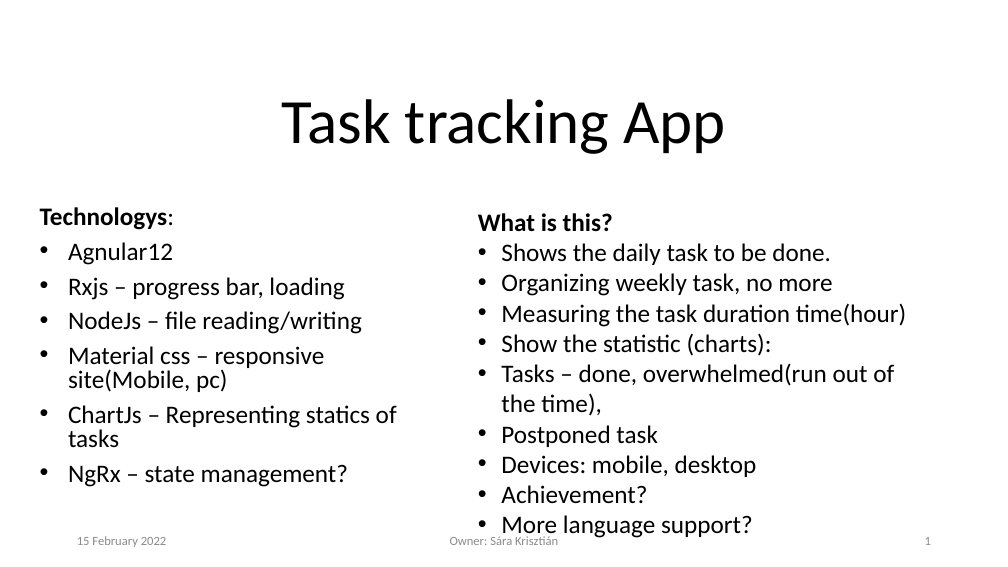
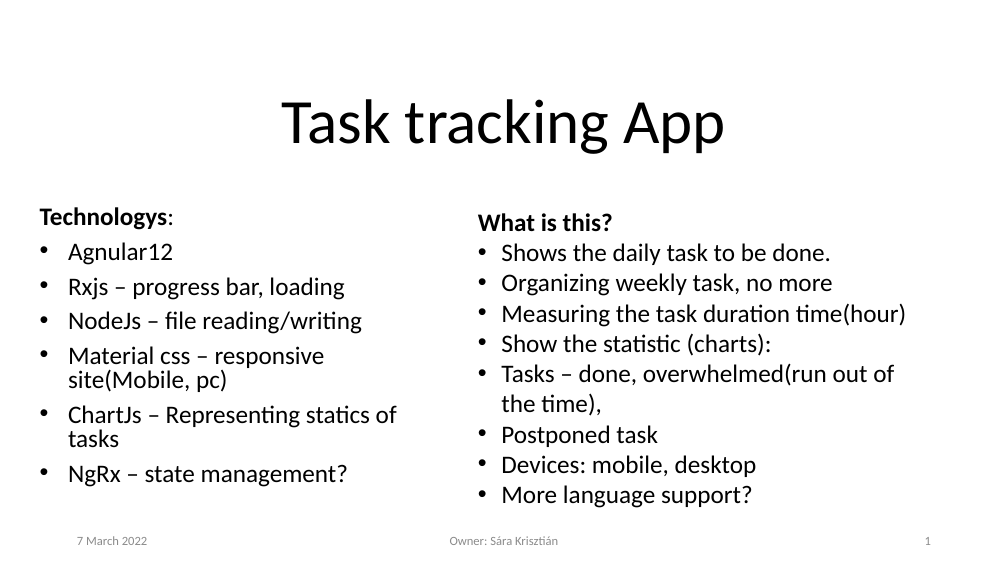
Before and after one commit to krisztian14testgit/ng-task-monitor, a slide deck: slide 1 of plan/TaskTracingApp.pptx. Drawn at 1008x567 pixels with LibreOffice and Linux fonts; fonts in the diff are those of the drawing; background and template pictures are left out. Boxes give left, top, right and bottom in pixels: in the first picture for what was removed or moved away, otherwise in the second. Text is boxed around its words. In the diff, an @@ line names an element or a change of style, - is before the commit and + after.

```diff
--- a/plan/TaskTracingApp.pptx
+++ b/plan/TaskTracingApp.pptx
@@ text at box(501, 485, 647, 503): paragraph removed @@
-• Achievement?
@@ text at box(77, 536, 148, 545): text changed @@
-15 February 2022
+7 March 2022
```
Also in this commit, not shown: 5 other slides changed.
